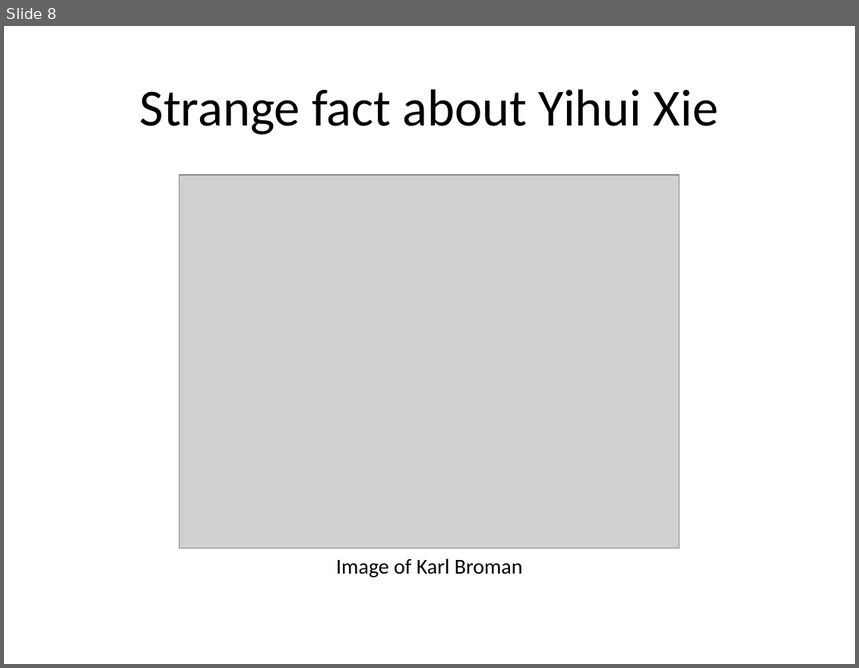
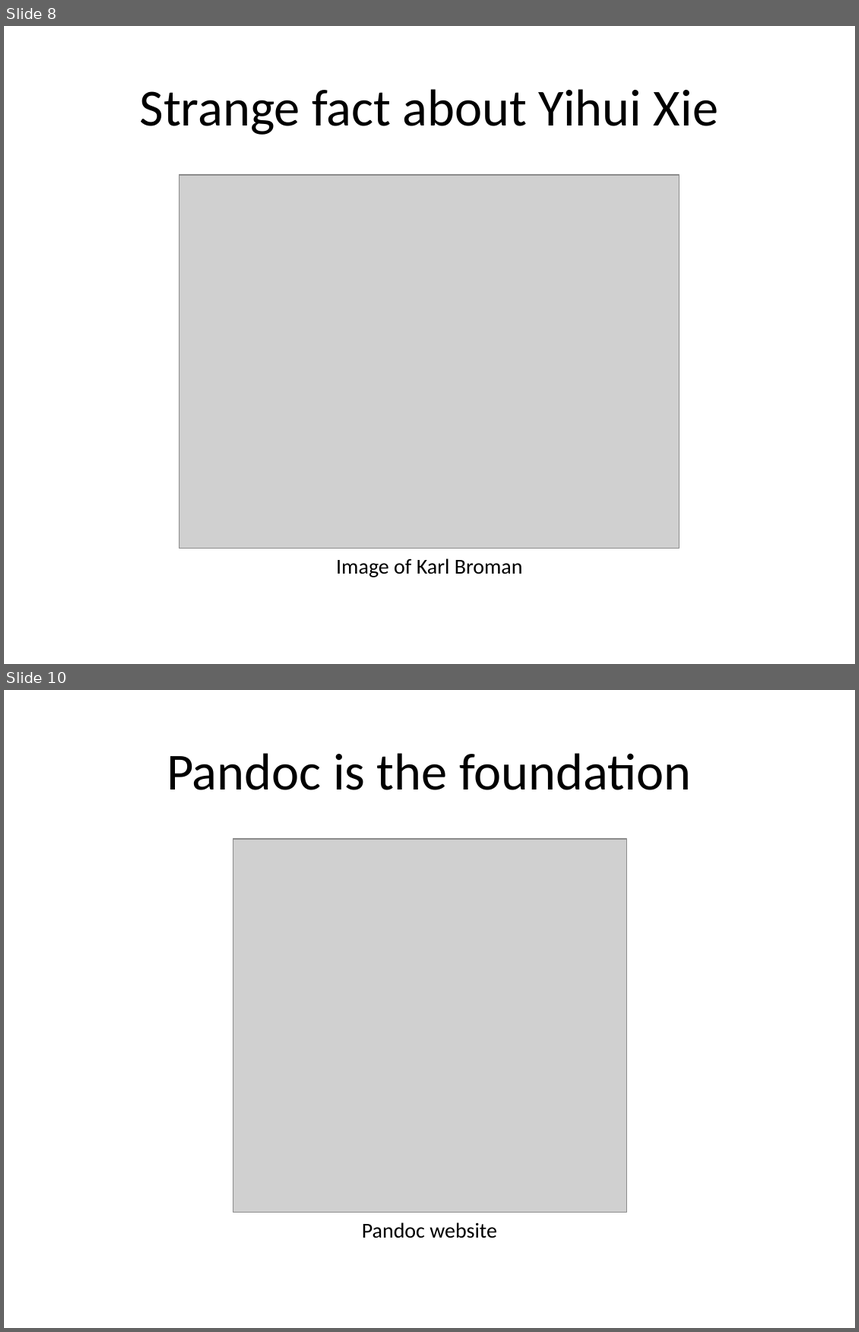
Before and after one commit to pmean/posters-with-pagedown, a slide deck: src/posters.pptx. Shown one above the other, each under a label of ours: slide 8 before the commit, slides 8 and 10 after it; the slides between them are not shown. The pictures are 859x668 and 859x1332 pixels, drawn with LibreOffice and Linux fonts; fonts in the diff are those of the drawing; grey boxes stand for pictures. Boxes give left, top, right and bottom in pixels: in the first picture for what was removed or moved away, otherwise in the second. Text is boxed around its words. In the diff, an @@ line names an element or a change of style, - is before the commit and + after.

```diff
--- a/src/posters.pptx
+++ b/src/posters.pptx
@@ slide 10 added at (x1=4, y1=690, x2=855, y2=1328), background #FFFFFF @@
@@ title added at (x1=167, y1=753, x2=692, y2=790), 44 pt, text #000000 @@
+Pandoc is the foundation
@@ picture added at (x1=233, y1=839, x2=626, y2=1213) @@
@@ text added at (x1=362, y1=1223, x2=497, y2=1239), 18 pt, text #000000 @@
+Pandoc website
```
Also in this commit, not shown: 5 other slides added, 2 other files.
